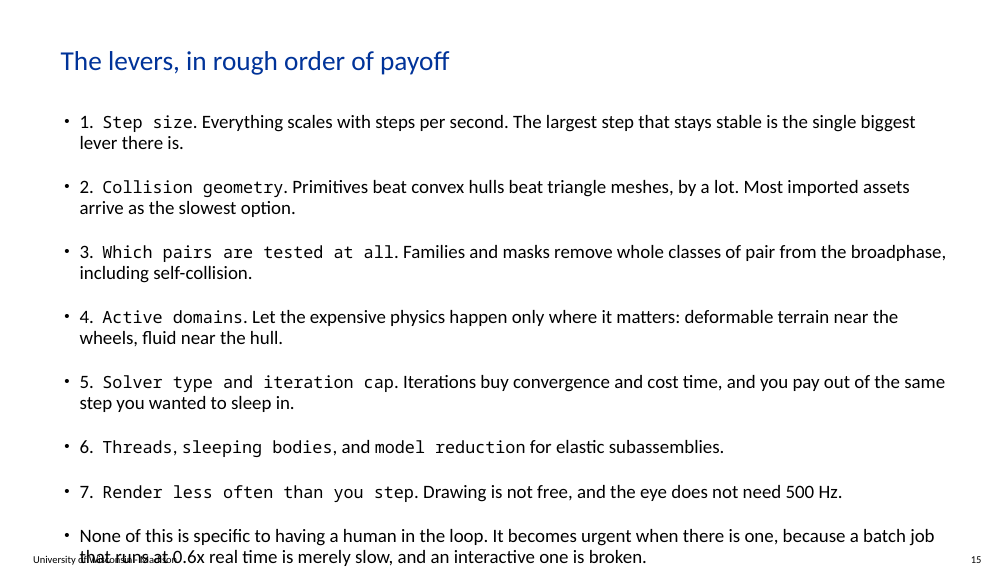
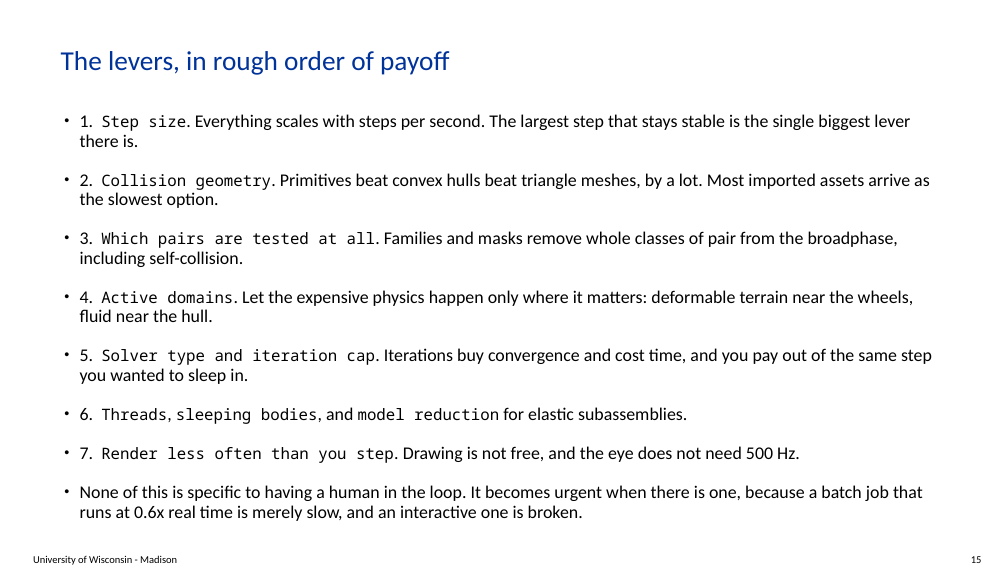
Before and after one commit to ksha23/chrono-hil-tutorial, a slide deck: slide 15 of tutorial_HIL_driver.pptx. Drawn at 1008x567 pixels with LibreOffice and Linux fonts; fonts in the diff are those of the drawing; background and template pictures are left out. Boxes give left, top, right and bottom in pixels: in the first picture for what was removed or moved away, otherwise in the second. Text is boxed around its words. In the diff, an @@ line names an element or a change of style, - is before the commit and + after.

```diff
--- a/tutorial_HIL_driver.pptx
+++ b/tutorial_HIL_driver.pptx
@@ text "1. Step size. Everything scales ..." at [80, 114, 932, 521]: size 18 to 17 pt in "1. size. Everything scales with steps per ...", "2. geometry. Primitives beat convex hulls beat ...", "3. all. Families and masks remove whole ...", "4. domains. Let the expensive physics happen ..." and 4 more places; size 16 to 15 pt in "Step size.", "Collision geometry.", "Which pairs are tested at all.", "Active domains." and 3 more places; less space between paragraphs @@
```
Also in this commit, not shown: 2 other files.
